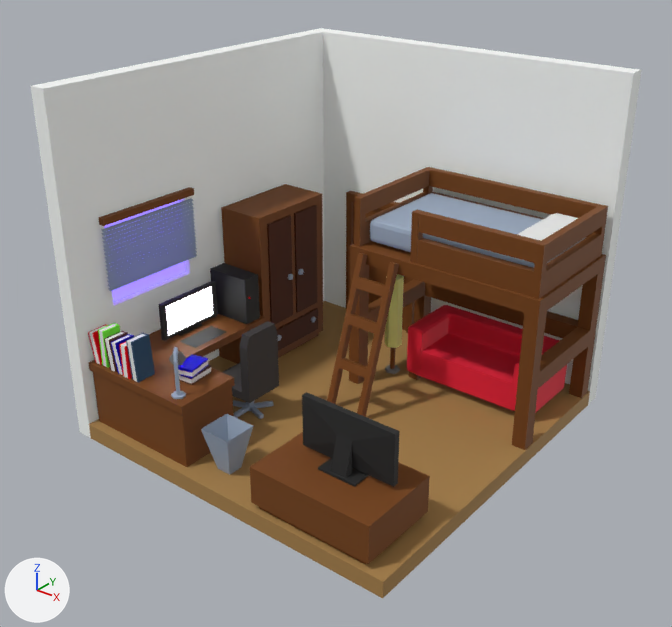
What one commit did to the Blender file src/models/low_poly_room.blend.
Before and after are seen from a 50 mm camera at (8.74, -11.11, 6.78) aimed at (-0.05, -0.11, -0.03). The axes (+X, +Y, +Z) are drawn at lower left. The lights are the same throughout.
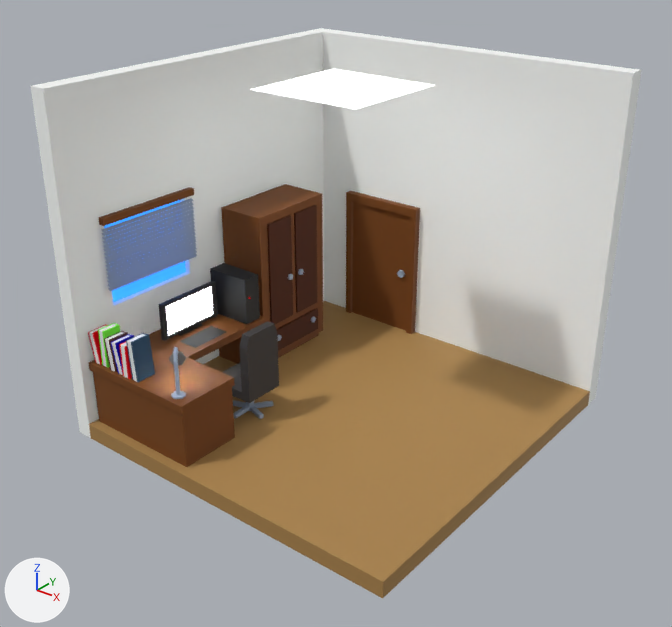
Boxes (x1, y1, x2, y2) around the edits, measured in the pictures (672 x 627 px; the box of a moved part takes in the faces that stretch with it):
'Object_18', reshaped (36% narrower, 29% shorter): before (88, 167, 608, 564); after (88, 184, 420, 467)
'Object_16', reshaped (37% narrower, 22% shorter): before (101, 193, 586, 475); after (101, 198, 405, 419)
'Object_20', reshaped (58% narrower, 62% shorter): before (159, 263, 400, 487); after (159, 263, 260, 348)
'Object_7', no longer drawn: before (407, 305, 567, 413)
'Plane.001', added: after (250, 69, 434, 110)
'Object_19', recoloured: (104, 200, 186, 302) in both
'Object_4', no longer drawn: before (385, 274, 404, 348)
'Object_5', deleted: before (385, 365, 400, 374)
part 3 of me_object_11, deleted: before (179, 213, 578, 384)
part 4 of me_object_12, deleted: before (178, 354, 209, 378)
part 5 of me_object_14, deleted (blue): before (201, 193, 586, 475)
part 6 of me_object_16, deleted: before (250, 167, 608, 564)
part 7 of me_object_16, moved or reshaped: before (88, 188, 415, 467); after (88, 188, 420, 467)
part 8 of me_object_18, deleted: before (302, 392, 400, 487)

The change, as a list of edits to the scene's bpy script:
```text
Change mat_material_004:
    mat_material_004.emission_color: (0.297, 0.12, 1.0) -> (0.0145, 0.213, 1.0)  # purple #9461ff -> blue #207fff
Change me_object_2:
    used by ob_object_4; location = (0.0, 0.0, -3.34); rotation_euler = (-1.57, 0.0, 0.0), in degrees (-90, 0, 0)
    remove me_object_2.from_pydata(...)  # 30 vertices, 16 faces; spans x -0.292..-0.019, y -3.318..-1.927, z 1.578..1.894
    add me_object_2.from_pydata(...)  # 0 vertices, 0 faces; spans empty
    me_object_2 part 1: the whole mesh is rebuilt
Change me_object_5:
    used by ob_object_7; location = (0.0, 0.0, -3.34); rotation_euler = (-1.57, 0.0, 0.0), in degrees (-90, 0, 0)
    remove me_object_5.from_pydata(...)  # 686 vertices, 410 faces; spans x 0.18..2.84, y -2.45..-1.48, z 1.64..2.93
    add me_object_5.from_pydata(...)  # 0 vertices, 0 faces; spans empty
    me_object_5 part 2: the whole mesh is rebuilt
Change me_object_11:
    used by ob_object_13; location = (0.0, 0.0, -3.34); rotation_euler = (-1.57, 0.0, 0.0), in degrees (-90, 0, 0)
    remove me_object_11.from_pydata(...)  # 198 vertices, 98 faces; spans x -3.11..2.77, y -4.76..-2.51, z -2.88..2.97
    add me_object_11.from_pydata(...)  # 78 vertices, 42 faces; spans x -3.11..-1.98, y -3.24..-2.51, z -2.88..-2.54
    me_object_11 part 3: 32 loose pieces with 120 vertices, spanning x -1.57..2.77, y -4.76..-2.55, z -2.46..2.97, are deleted
Change me_object_12:
    used by ob_object_14; location = (0.0, 0.0, -3.34); rotation_euler = (-1.57, 0.0, 0.0), in degrees (-90, 0, 0)
    remove me_object_12.from_pydata(...)  # 104 vertices, 76 faces; spans x -2.557..-1.18, y -3.099..-2.514, z -2.872..-1.916
    add me_object_12.from_pydata(...)  # 52 vertices, 38 faces; spans x -2.557..-2.294, y -3.099..-2.514, z -2.872..-2.503
    me_object_12 part 4: 7 loose pieces with 52 vertices, spanning x -1.605..-1.18, y -2.8..-2.661, z -2.465..-1.916, are deleted
Change me_object_14:
    used by ob_object_16; location = (0.0, 0.0, -3.34); rotation_euler = (-1.57, 0.0, 0.0), in degrees (-90, 0, 0)
    remove me_object_14.from_pydata(...)  # 861 vertices, 412 faces; spans x -3.1..2.85, y -4.76..-1.36, z -2.86..3.37
    add me_object_14.from_pydata(...)  # 557 vertices, 284 faces; spans x -3.1..-0.9, y -4.76..-1.36, z -2.86..3.37
    me_object_14 part 5: 88 loose pieces with 304 vertices, spanning x -0.63..2.85, y -4.56..-1.37, z -2.79..3.07, are deleted
Change me_object_16:
    used by ob_object_18; location = (0.0, 0.0, -3.34); rotation_euler = (-1.57, 0.0, 0.0), in degrees (-90, 0, 0)
    remove me_object_16.from_pydata(...)  # 1193 vertices, 797 faces; spans x -3.13..3.12, y -4.96..-1.3, z -3.03..3.36
    add me_object_16.from_pydata(...)  # 229 vertices, 141 faces; spans x -3.13..-0.74, y -4.96..-1.35, z -2.94..3.36
    me_object_16 part 6: 152 loose pieces with 964 vertices, spanning x -0.56..3.12, y -4.96..-1.3, z -3.03..3.29, are deleted
    me_object_16 part 7
    76 faces are deleted
    76 new faces join them
Change me_object_18:
    used by ob_object_20; location = (0.0, 0.0, -3.34); rotation_euler = (-1.57, 0.0, 0.0), in degrees (-90, 0, 0)
    remove me_object_18.from_pydata(...)  # 208 vertices, 116 faces; spans x -2.9..2.66, y -3.41..-2.12, z -2.46..0.1
    add me_object_18.from_pydata(...)  # 128 vertices, 72 faces; spans x -2.9..-2.03, y -3.41..-2.53, z -1.69..0.1
    me_object_18 part 8: 19 loose pieces with 80 vertices, spanning x 0.98..2.66, y -3.08..-2.12, z -2.46..-2.11, are deleted
Add me_plane_001:
    me_plane_001.from_pydata([(-1.0, -1.0, 0.0), (1.0, -1.0, 0.0), (-1.0, 1.0, 0.0), (1.0, 1.0, 0.0)], [], [(0, 1, 3, 2)])
    me_plane_001.materials.append(mat_material_015)  # white #e7e7e7
Remove ob_object_5:
    ob_object_5 = bpy.data.objects.new('Object_5', me_object_3)
Add ob_plane_001:
    ob_plane_001 = bpy.data.objects.new('Plane.001', me_plane_001)
    ob_plane_001.location = (0.0, 0.0, 3.73)
    ob_plane_001.rotation_euler = (3.142, 0.0, 0.0)  # degrees (180, 0, 0)
```
